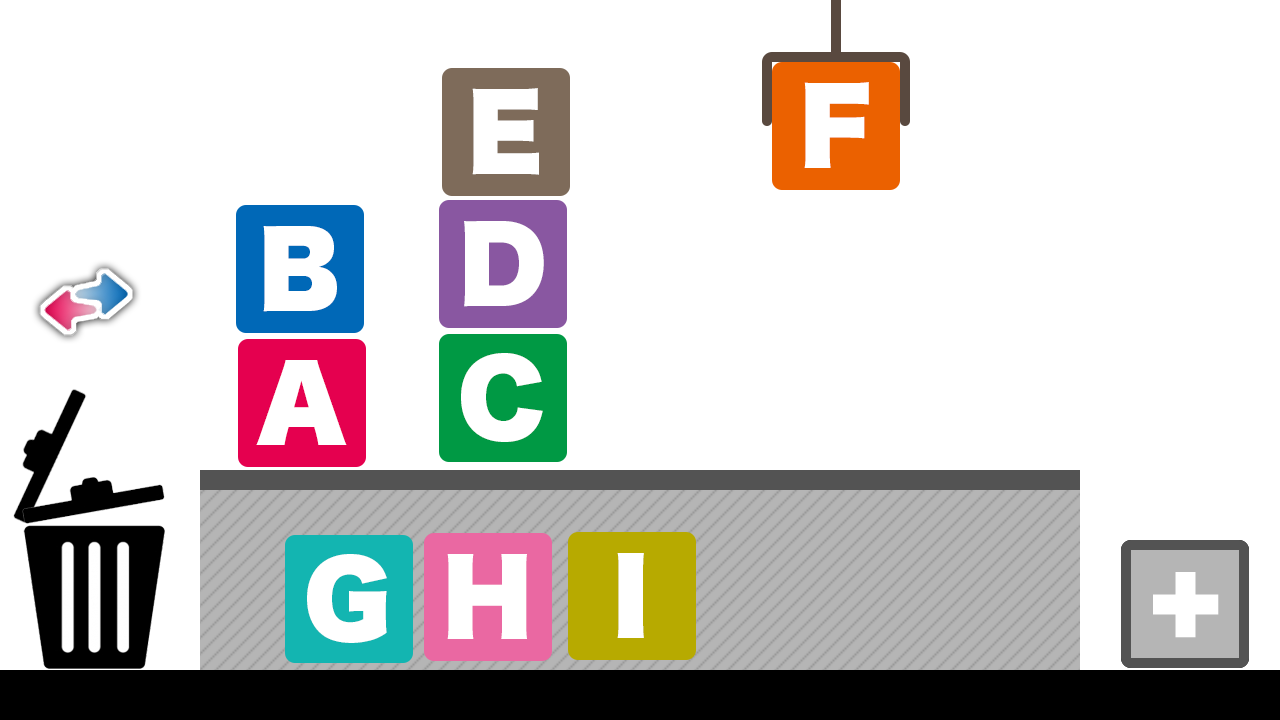
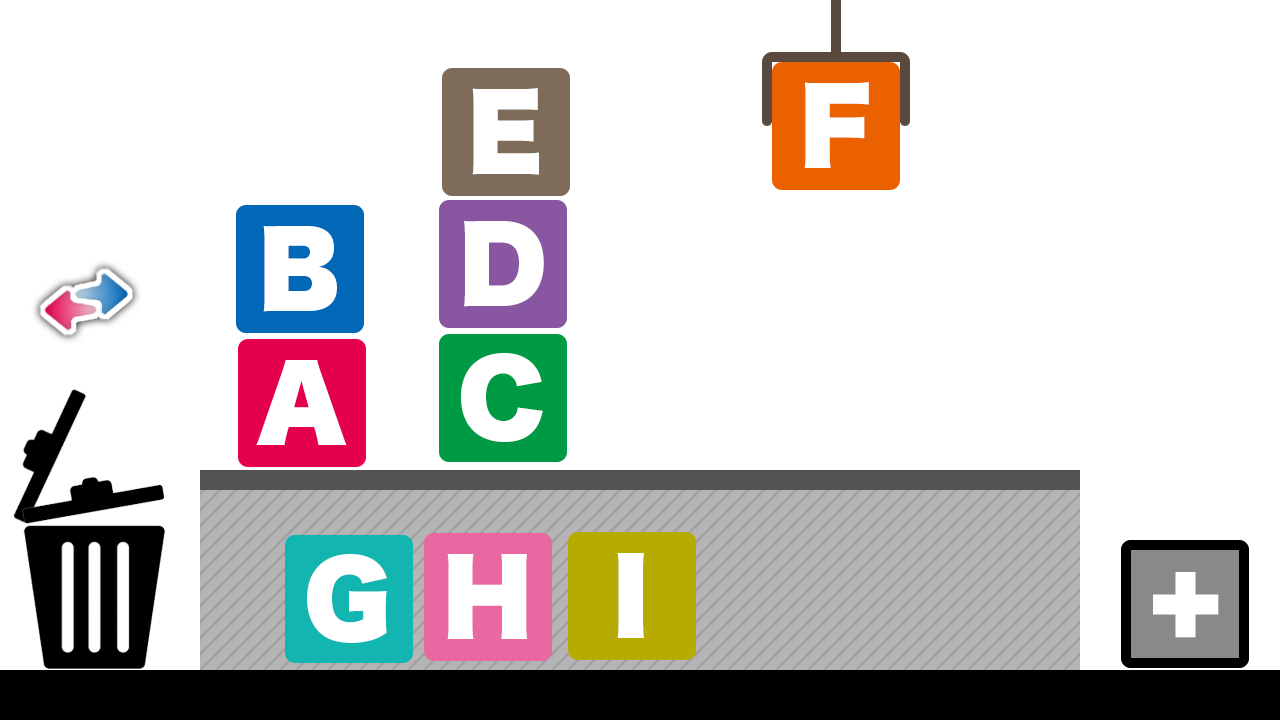
Comparing the layer stacks of the two 1280px x 720px images. Changes:
renamed "add_1" to "add_0", moved it above "add_1" over [1121, 540, 1249, 668]
